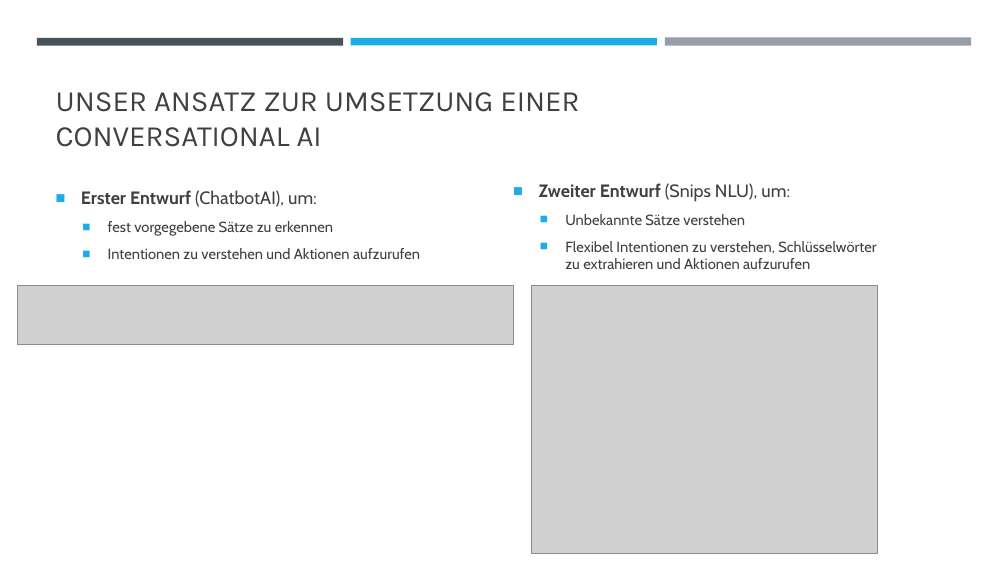
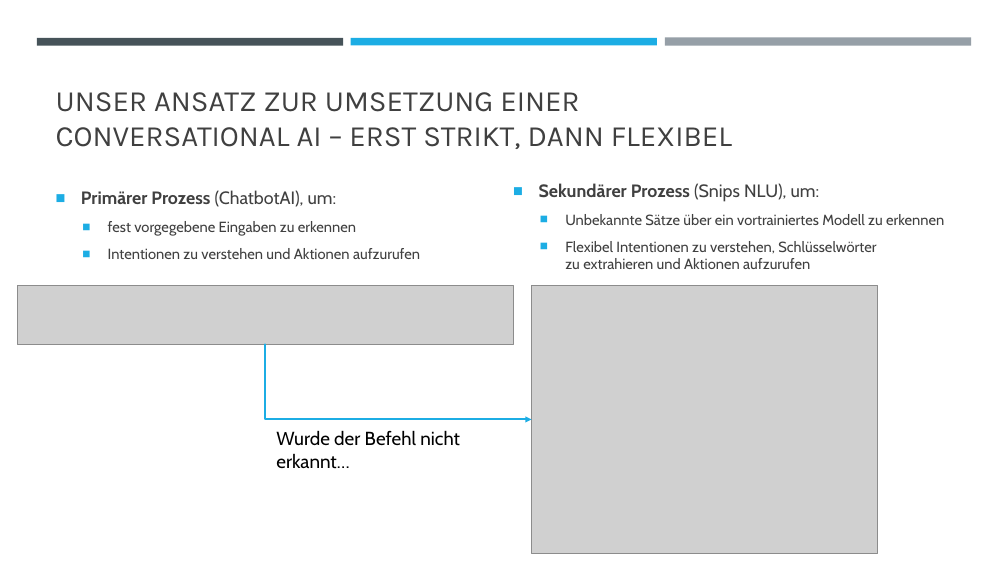
Before and after one commit to padmalcom/AISpeechAssistant, a slide deck: slide 4 of slides/07_chatbots.pptx. Drawn at 1008x567 pixels with LibreOffice and Linux fonts; fonts in the diff are those of the drawing; grey boxes stand for pictures. Boxes give left, top, right and bottom in pixels: in the first picture for what was removed or moved away, otherwise in the second. Text is boxed around its words. In the diff, an @@ line names an element or a change of style, - is before the commit and + after.

Commit message:
added slides

```diff
--- a/slides/07_chatbots.pptx
+++ b/slides/07_chatbots.pptx
@@ title at [56, 92, 732, 149]: text changed @@
-UNSER ANSATZ ZUR UMSETZUNG EINER
-CONVERSATIONAL AI
+UNSER ANSATZ ZUR UMSETZUNG EINER
+CONVERSATIONAL AI – ERST STRIKT, DANN FLEXIBEL
@@ text at [81, 190, 356, 236]: text changed @@
-■ Erster Entwurf (ChatbotAI), um:
-  ■ fest vorgegebene Sätze zu erkennen
+■ Primärer Prozess (ChatbotAI), um:
+  ■ fest vorgegebene Eingaben zu erkennen
@@ text at [539, 183, 944, 225]: text changed; size 17 to 14 pt @@
-■ Zweiter Entwurf (Snips NLU), um:
-  ■ Unbekannte Sätze verstehen
+■ Sekundärer Prozess (Snips NLU), um:
+  ■ Unbekannte Sätze über ein vortrainiertes Modell zu erkennen
@@ elbow arrow added from (265, 345) to (532, 420), #1CADE4 1.75 pt @@
@@ text added at [276, 430, 460, 469], 18 pt, text #000000 @@
+Wurde der Befehl nicht erkannt…
```
Also in this commit, not shown: 4 other slides changed, 1 slide added, 2 other files.
